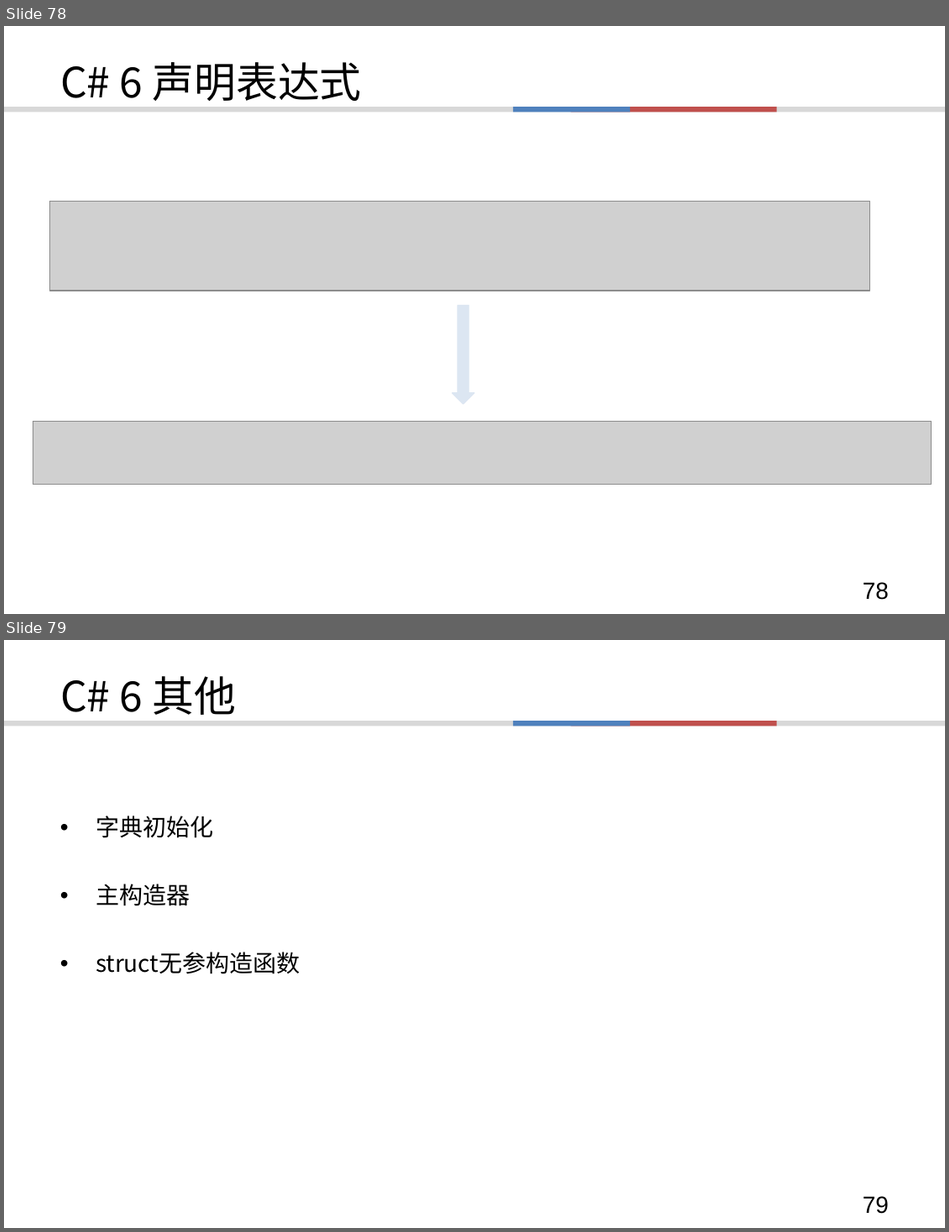
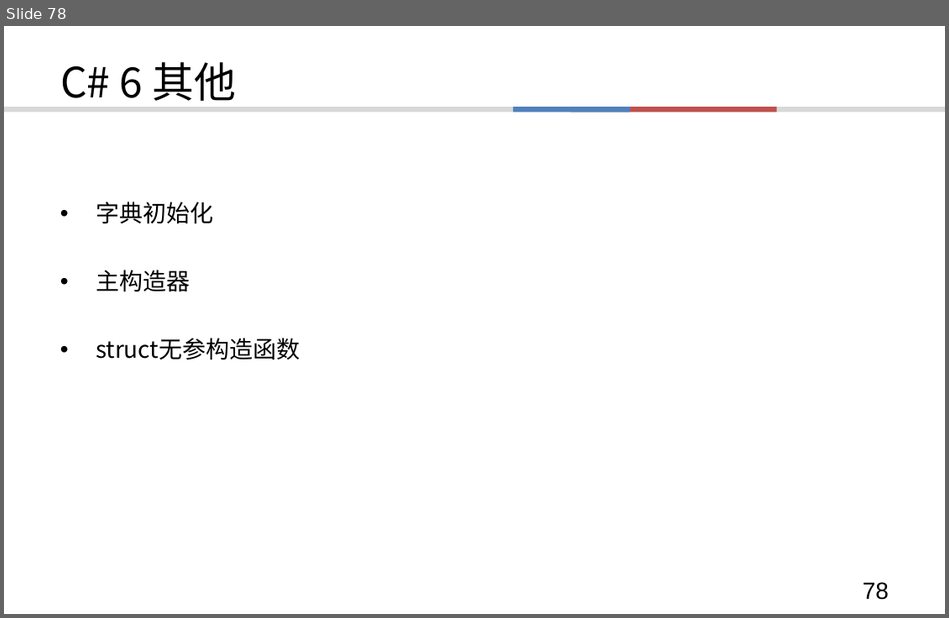
Before and after one commit to TerabyteX/lecture, a slide deck: C#/CsharpEvolution.ppt. Shown one above the other, each under a label of ours: slides 78 and 79 before the commit, slide 78 after it. The pictures are 949x1232 and 949x618 pixels, drawn with LibreOffice and Linux fonts; fonts in the diff are those of the drawing; grey boxes stand for pictures; background and template pictures are left out. Boxes give left, top, right and bottom in pixels: in the first picture for what was removed or moved away, otherwise in the second. Text is boxed around its words. In the diff, an @@ line names an element or a change of style, - is before the commit and + after.

```diff
--- a/C#/CsharpEvolution.ppt
+++ b/C#/CsharpEvolution.ppt
@@ slide 78 removed at box(4, 26, 945, 614), background #FFFFFF; not listed: 3 template elements that a slide beside it also shows @@
@@ title removed at box(60, 62, 362, 101) @@
-C# 6 声明表达式
@@ picture removed at box(50, 202, 869, 291) @@
@@ down arrow removed at box(452, 306, 474, 404) @@
@@ picture removed at box(33, 421, 931, 484) @@
@@ page number removed at box(862, 582, 889, 600) @@
-78
@@ what was slide 79 is now slide 78 @@
@@ page number at box(862, 582, 889, 600): text changed @@
-79
+78
```
Also in this commit, not shown: 11 slides changed.
